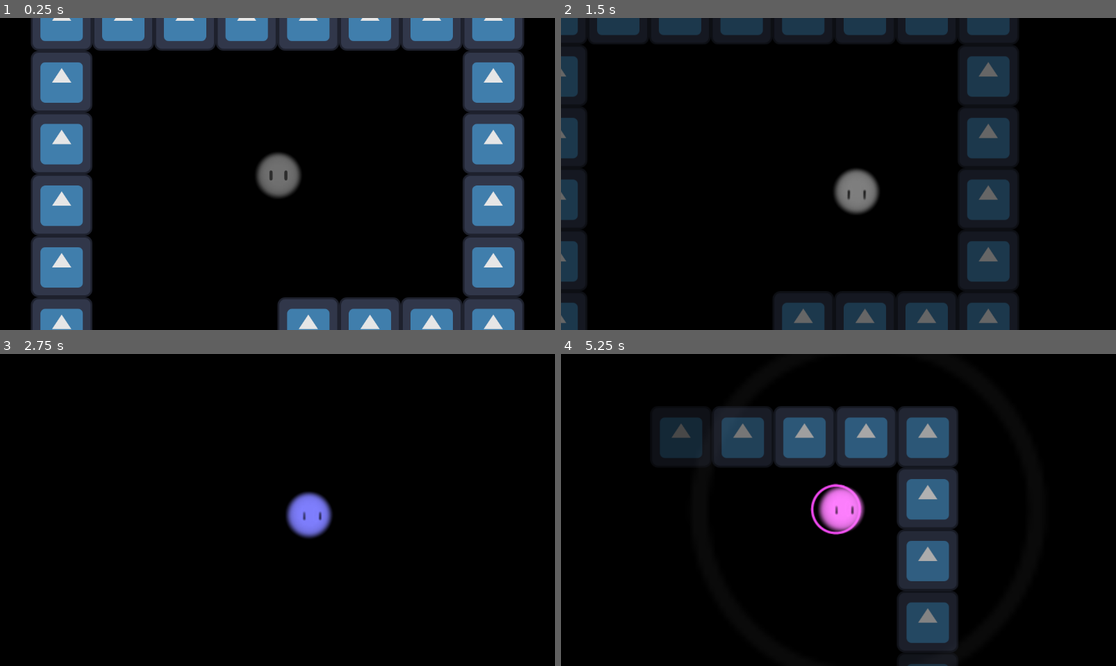
Above: before the commit, frames 1-4 (two rows, left to right).
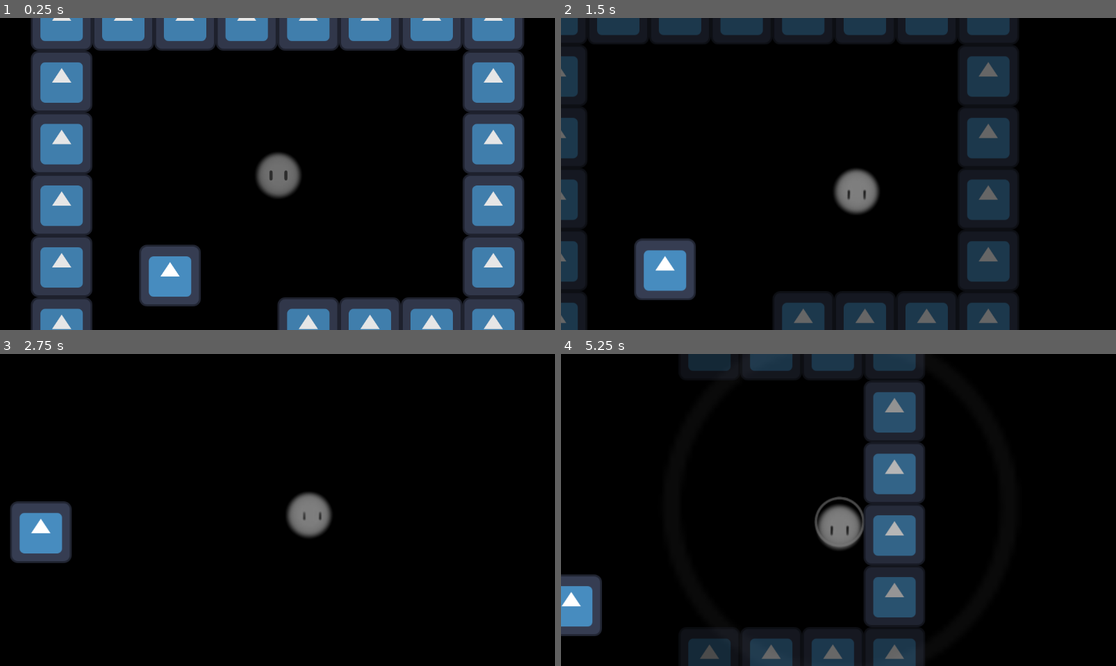
Above: after the commit, the same moments.

Repository: ldg030917/Gamejam
Game: Godot game, scene res://scenes/main.tscn
The game is run twice, just before and just after one commit, with the same random seed, the same clock (stepped at 60 frames per second) and the same inputs. The engine's default icon, where the game draws it, is replaced by a stand-in: a white triangle on a blue panel in a dark square.
Inputs:
- Up to frame 1 (0.25 s): no input
- Up to frame 2 (1.5 s): hold Right (Right) 0.53-1.28 s; hold 1 (Blue) 0.53-1.28 s; tap 2 (Green) at 0.8, 1.35 s; hold Down (Down) from 1.28 s (still down)
- Up to frame 3 (2.75 s): tap 3 (Red) at 1.55 s; release Down (Down) at 2.03 s; hold Right (Right) from 2.03 s (still down); hold 3 (Red) from 2.03 s (still down); tap 1 (Blue) at 2.3 s
- Up to frame 4 (5.25 s): release Right (Right) at 2.78 s; release 3 (Red) at 2.78 s; hold Up (Up) 2.78-3.53 s; tap 1 (Blue) at 2.85, 4.55 s; tap 2 (Green) at 3.05, 4.35 s; hold Space (Emit) 3.53-4.28 s; hold Left (Left) 3.53-5.03 s; tap 3 (Red) at 3.8 s; hold Down (Down) from 5.03 s (still down); hold 3 (Red) from 5.03 s (still down)

The runs differ from the first frame. In frame 1, 2.2% of the frame differs, in the area x 25-37%, y 72-93%; in frame 2, 2.2%; in frame 3, 3.1%; in frame 4, 29%, in the area x 0-72%, y 0-100%.

Commit message:
fragment

Diff:
--- /dev/null
+++ b/scenes/fragment.tscn
@@ -0,0 +1,18 @@
+[gd_scene load_steps=4 format=3 uid="uid://ba1uqyedxoa7v"]
+
+[ext_resource type="Script" uid="uid://cpthvome840vk" path="res://scripts/fragment.gd" id="1_70kku"]
+[ext_resource type="Texture2D" uid="uid://bsrl5yqfigmul" path="res://icon.svg" id="1_seiiw"]
+
+[sub_resource type="CircleShape2D" id="CircleShape2D_70kku"]
+radius = 63.0
+
+[node name="fragment" type="Area2D"]
+script = ExtResource("1_70kku")
+
+[node name="Sprite2D" type="Sprite2D" parent="."]
+texture = ExtResource("1_seiiw")
+
+[node name="CollisionShape2D" type="CollisionShape2D" parent="."]
+shape = SubResource("CircleShape2D_70kku")
+
+[connection signal="body_entered" from="." to="." method="_on_body_entered"]
--- a/scenes/main.tscn
+++ b/scenes/main.tscn
@@ -8,6 +8,7 @@
 [ext_resource type="PackedScene" uid="uid://dlt5a3g6j78fn" path="res://scenes/tiles/ice.tscn" id="4_ya4ey"]
 [ext_resource type="PackedScene" uid="uid://qr5c84cys00i" path="res://scenes/tiles/vine.tscn" id="7_a8y0u"]
 [ext_resource type="PackedScene" uid="uid://bcuft6ksi7cwt" path="res://scenes/tiles/water.tscn" id="9_jkv2x"]
+[ext_resource type="PackedScene" uid="uid://ba1uqyedxoa7v" path="res://scenes/fragment.tscn" id="10_choun"]
 [ext_resource type="PackedScene" uid="uid://blge1835rb1if" path="res://scenes/tiles/white.tscn" id="10_jbj1t"]
 
 [sub_resource type="TileSetAtlasSource" id="TileSetAtlasSource_0wfyh"]
@@ -60,3 +61,6 @@
 tile_set = SubResource("TileSet_0wfyh")
 format = 2
 layer_0/tile_data = PackedInt32Array(-4, 2, 65536, 65532, 2, 65536, 131068, 2, 65536, 196604, 2, 65536, 262140, 2, 6553 …(25239 unchanged characters)…
+
+[node name="fragment" parent="." instance=ExtResource("10_choun")]
+position = Vector2(-223, 211)
--- a/scenes/player.tscn
+++ b/scenes/player.tscn
@@ -115,7 +115,7 @@
 "speed": 5.0
 }]
 
-[node name="player" type="CharacterBody2D"]
+[node name="player" type="CharacterBody2D" groups=["player"]]
 collision_mask = 2
 script = ExtResource("1_g2els")
 
--- a/scenes/tiles/horizontal_flame.tscn
+++ b/scenes/tiles/horizontal_flame.tscn
@@ -7,7 +7,7 @@
 size = Vector2(128, 127)
 
 [node name="flame" type="StaticBody2D" groups=["flame"]]
-collision_layer = 2
+collision_layer = 10
 collision_mask = 5
 script = ExtResource("1_dmdmm")
 
--- a/scenes/tiles/ice.tscn
+++ b/scenes/tiles/ice.tscn
@@ -7,7 +7,7 @@
 size = Vector2(128, 127)
 
 [node name="ice" type="StaticBody2D" groups=["ice"]]
-collision_layer = 2
+collision_layer = 10
 collision_mask = 5
 script = ExtResource("1_jl1w6")
 
--- a/scenes/tiles/laser.tscn
+++ b/scenes/tiles/laser.tscn
@@ -7,7 +7,7 @@
 size = Vector2(128, 127)
 
 [node name="laser" type="StaticBody2D" groups=["laser"]]
-collision_layer = 2
+collision_layer = 10
 collision_mask = 5
 script = ExtResource("1_hefwa")
 
--- a/scenes/tiles/saw.tscn
+++ b/scenes/tiles/saw.tscn
@@ -7,7 +7,7 @@
 size = Vector2(128, 127)
 
 [node name="saw" type="StaticBody2D" groups=["saw"]]
-collision_layer = 2
+collision_layer = 10
 collision_mask = 5
 script = ExtResource("1_amgpj")
 
--- a/scenes/tiles/vertical_flame.tscn
+++ b/scenes/tiles/vertical_flame.tscn
@@ -7,7 +7,7 @@
 size = Vector2(128, 127)
 
 [node name="flame" type="StaticBody2D" groups=["flame"]]
-collision_layer = 2
+collision_layer = 10
 collision_mask = 5
 script = ExtResource("1_n7sbq")
 
--- a/scenes/tiles/vine.tscn
+++ b/scenes/tiles/vine.tscn
@@ -7,7 +7,7 @@
 size = Vector2(128, 127)
 
 [node name="vine" type="StaticBody2D" groups=["vine"]]
-collision_layer = 2
+collision_layer = 10
 collision_mask = 5
 script = ExtResource("1_omlah")
 
--- a/scenes/tiles/wall.tscn
+++ b/scenes/tiles/wall.tscn
@@ -7,7 +7,7 @@
 size = Vector2(128, 127)
 
 [node name="wall" type="StaticBody2D" groups=["wall"]]
-collision_layer = 2
+collision_layer = 10
 collision_mask = 5
 script = ExtResource("1_ywnoi")
 
--- a/scenes/tiles/water.tscn
+++ b/scenes/tiles/water.tscn
@@ -7,7 +7,7 @@
 size = Vector2(128, 127)
 
 [node name="water" type="StaticBody2D" groups=["water"]]
-collision_layer = 2
+collision_layer = 10
 collision_mask = 5
 script = ExtResource("1_2gcvr")
 
--- a/scenes/tiles/white.tscn
+++ b/scenes/tiles/white.tscn
@@ -7,7 +7,7 @@
 size = Vector2(128, 127)
 
 [node name="white" type="StaticBody2D" groups=["white"]]
-collision_layer = 2
+collision_layer = 10
 collision_mask = 5
 script = ExtResource("1_wrdi1")
 
--- a/scenes/wave.tscn
+++ b/scenes/wave.tscn
@@ -8,7 +8,7 @@
 
 [node name="wave" type="Area2D"]
 collision_layer = 4
-collision_mask = 2
+collision_mask = 10
 script = ExtResource("1_h2l3e")
 
 [node name="Sprite2D" type="Sprite2D" parent="."]
--- /dev/null
+++ b/scripts/fragment.gd
@@ -0,0 +1,6 @@
+extends Area2D
+
+func _on_body_entered(body):
+	if body.is_in_group("player"):
+		global.fragment += 1
+		queue_free()
--- a/scripts/global.gd
+++ b/scripts/global.gd
@@ -3,3 +3,5 @@
 var B = false
 var G = false
 var R = false
+
+var fragment = 0
--- a/scripts/player_controller.gd
+++ b/scripts/player_controller.gd
@@ -33,11 +33,11 @@
 func _unhandled_input(event: InputEvent) -> void:
 	if Input.is_action_pressed("Emit") :
 		emit_on = !emit_on
-	if Input.is_action_pressed("Blue") :
+	if Input.is_action_pressed("Blue") and global.fragment==1 :
 		global.B = !global.B
-	if Input.is_action_pressed("Green") :
+	if Input.is_action_pressed("Green") and global.fragment==2 :
 		global.G = !global.G
-	if Input.is_action_pressed("Red") :
+	if Input.is_action_pressed("Red") and global.fragment==3 :
 		global.R = !global.R
 	sprite.modulate.b = 1.0 if global.B else 0.5
 	sprite.modulate.g = 1.0 if global.G else 0.5
--- a/scripts/tile.gd
+++ b/scripts/tile.gd
@@ -8,6 +8,6 @@
 	if ((global.B and is_in_group("water")) or
 		(global.G and is_in_group("vine")) or
 		(global.R and is_in_group("flame"))) :
-		set_collision_mask_value(1, false)
+		set_collision_layer_value(2, false)
 	else :
-		set_collision_mask_value(1, true)
+		set_collision_layer_value(2, true)
Not shown: 1 places in scenes/main.tscn that only renumber resources
Not shown, added: scripts/fragment.gd.uid
